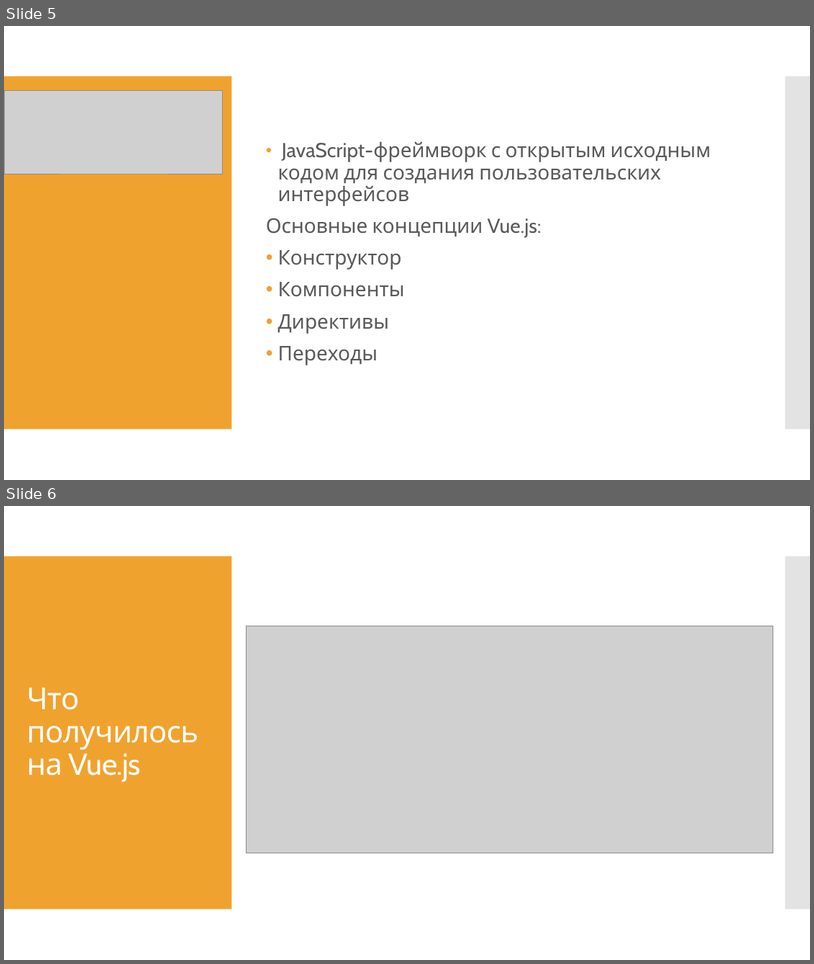
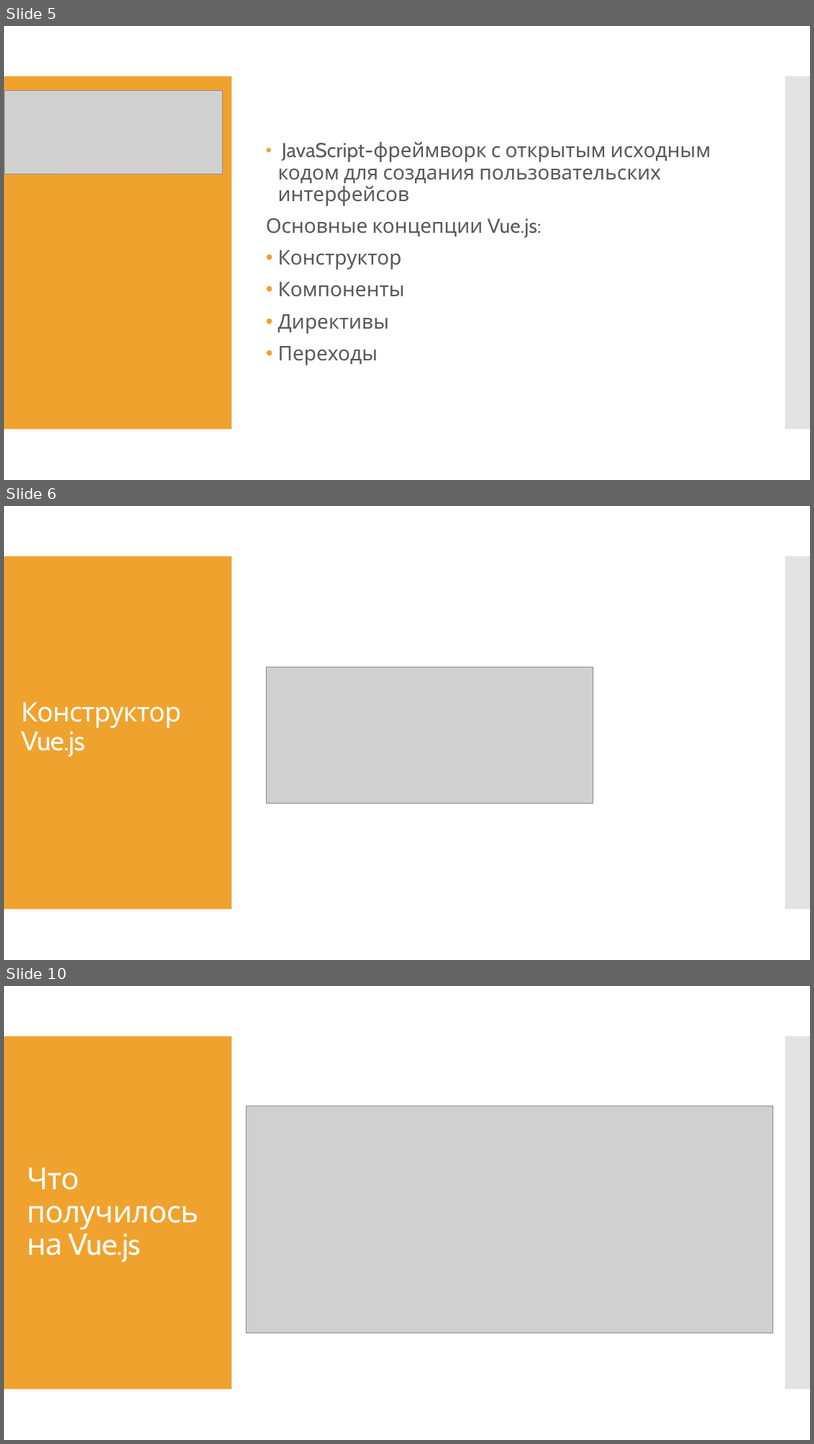
Before and after one commit to AlinaZhurba2000/DZ_Dmitrieva_and_Zhurba, a slide deck: презентация и файл/Сравнение js frameworks.pptx. Shown one above the other, each under a label of ours: slides 5 and 6 before the commit, slides 5, 6 and 10 after it; the slides between them are not shown. The pictures are 814x964 and 814x1444 pixels, drawn with LibreOffice and Linux fonts; fonts in the diff are those of the drawing; grey boxes stand for pictures. Boxes give left, top, right and bottom in pixels: in the first picture for what was removed or moved away, otherwise in the second. Text is boxed around its words. In the diff, an @@ line names an element or a change of style, - is before the commit and + after.

```diff
--- a/презентация и файл/Сравнение js frameworks.pptx
+++ b/презентация и файл/Сравнение js frameworks.pptx
@@ slide 6 added at [4,506,810,960], background #FFFFFF; not listed: 2 template elements that a slide beside it also shows @@
@@ picture added at [267,667,593,803] @@
@@ title added at [21,702,182,757], 32 pt, text #FFFFFF @@
+Конструктор Vue.js
@@ what was slide 6 is now slide 10 @@
```
Also in this commit, not shown: 4 slides changed, 4 other slides added, 5 slides removed.
